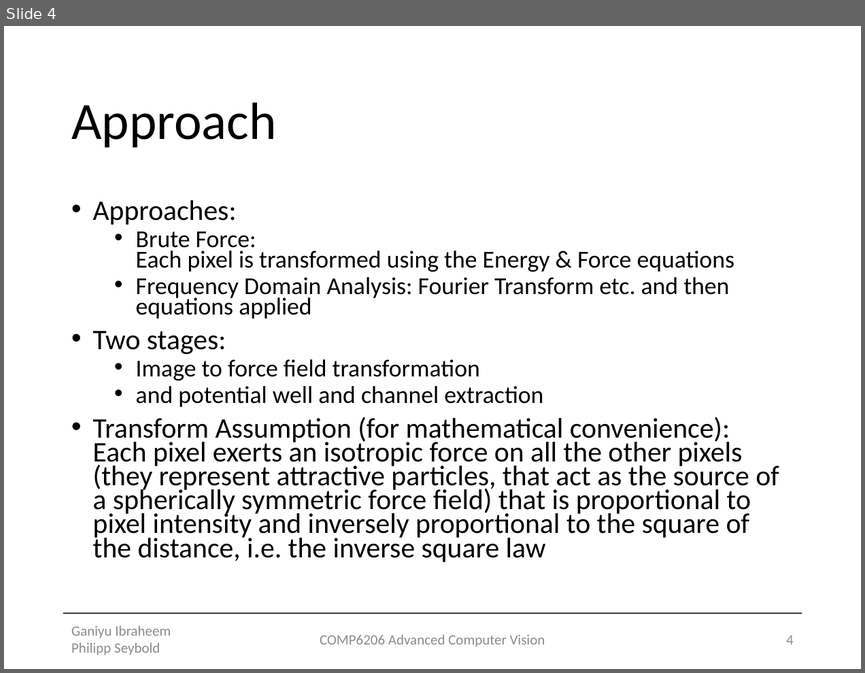
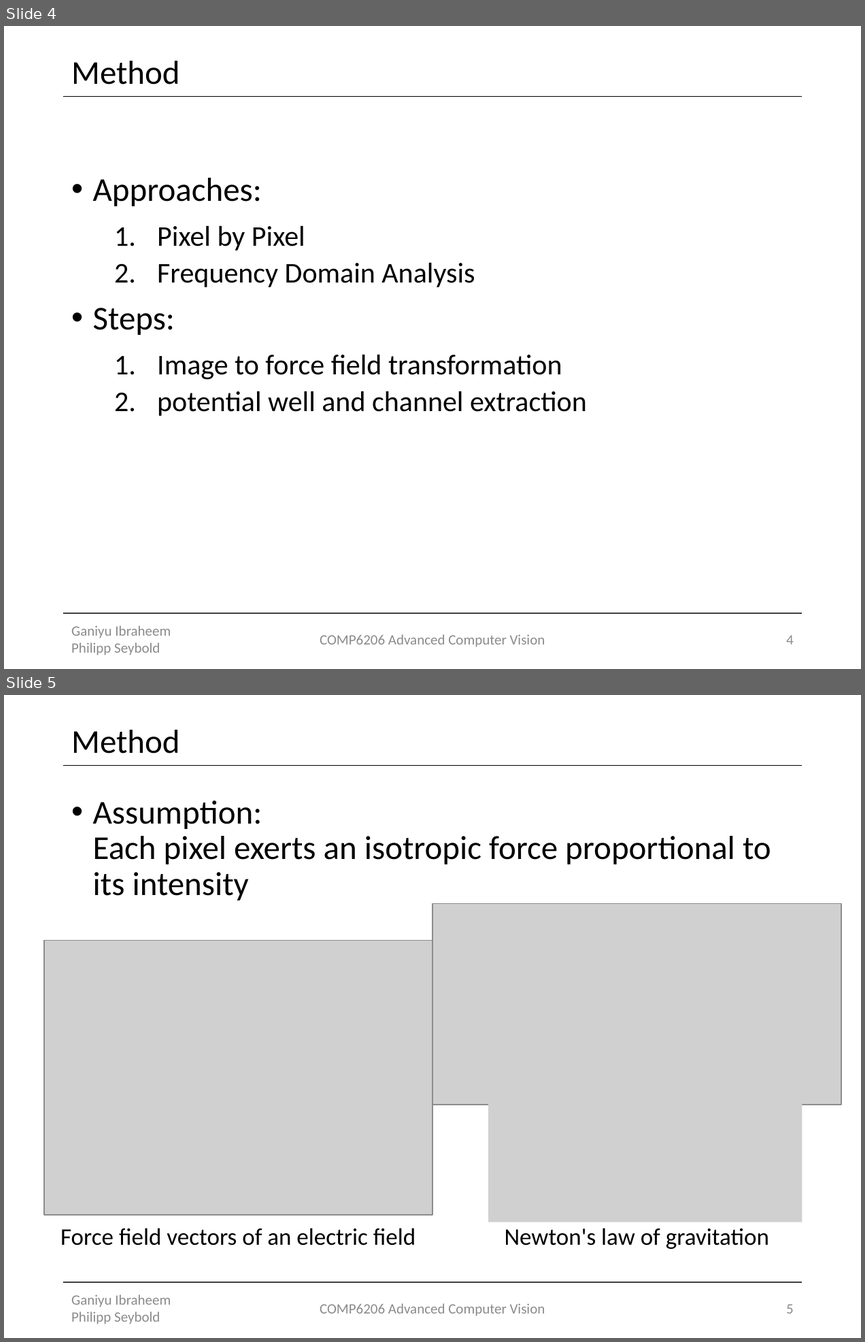
Before and after one commit to Lxrd-AJ/ForceFieldTransforms, a slide deck: Force Field Transformation.pptx. Shown one above the other, each under a label of ours: slide 4 before the commit, slides 4 and 5 after it. The pictures are 865x673 and 865x1342 pixels, drawn with LibreOffice and Linux fonts; fonts in the diff are those of the drawing; grey boxes stand for pictures. Boxes give left, top, right and bottom in pixels: in the first picture for what was removed or moved away, otherwise in the second. Text is boxed around its words. In the diff, an @@ line names an element or a change of style, - is before the commit and + after.

```diff
--- a/Force Field Transformation.pptx
+++ b/Force Field Transformation.pptx
@@ slide 5 added at <box>4,695,861,1338</box>, background #FFFFFF; not listed: 2 template elements that a slide beside it also shows @@
@@ title added at <box>71,730,179,753</box>, 28 pt, text #000000 @@
+Method
@@ text added at <box>93,800,771,900</box>, 28 pt, text #000000 @@
+• Assumption:
+  Each pixel exerts an isotropic force proportional to its intensity
@@ picture added at <box>432,903,841,1104</box> @@
@@ picture added at <box>44,940,432,1215</box> @@
@@ picture added at <box>488,1098,802,1222</box> @@
@@ text added at <box>60,1227,415,1245</box>, 20 pt, text #000000 @@
+Force field vectors of an electric field
@@ text added at <box>504,1227,769,1249</box>, 20 pt, text #000000 @@
+Newton's law of gravitation
@@ text added at <box>71,1294,171,1324</box>, 12 pt, text #8C8C8C @@
+Ganiyu Ibraheem Philipp Seybold
@@ text added at <box>320,1303,545,1316</box>, 12 pt, text #8C8C8C @@
+COMP6206 Advanced Computer Vision
@@ page number added at <box>786,1304,793,1313</box>, 12 pt, text #8C8C8C @@
+5
@@ slide 4 changed as well @@
@@ title at <box>71,61,179,84</box>: text changed; size 44 to 28 pt @@
-Approach
+Method
@@ line added from (63, 96) to (802, 96), #000000 1 pt @@
@@ text "Approaches:": place and size @@
-text "Approaches:" at <box>93,200,779,562</box>
+text "Approaches:" at <box>93,178,587,416</box>
@@ text at <box>93,178,562,380</box>: size 23.8 to 28 pt in "Approaches:"; size 20.4 to 24 pt in "Image to force field transformation"; line spacing 0.7 to 0.9; more space between paragraphs; bullet • to 1. @@
@@ text at <box>93,225,475,335</box>: text changed; size 20.4 to 24 pt @@
-  • Brute Force:
-    Each pixel is transformed using the Energy & Force equations
-  • Frequency Domain Analysis: Fourier Transform etc. and then equations applied
-• Two stages:
+  1. Pixel by Pixel
+  2. Frequency Domain Analysis
+• Steps:
@@ text at <box>157,390,587,416</box>: text changed; size 23.8 to 24 pt @@
-  • and potential well and channel extraction
-• Transform Assumption (for mathematical convenience):
-  Each pixel exerts an isotropic force on all the other pixels (they represent attractive particles, that act as the source of a spherically symmetric force field) that is proportional to pixel intensity and inversely proportional to the square of the distance, i.e. the inverse square law
+  2. potential well and channel extraction
```
Also in this commit, not shown: 9 other slides changed, 1 other slide added.
